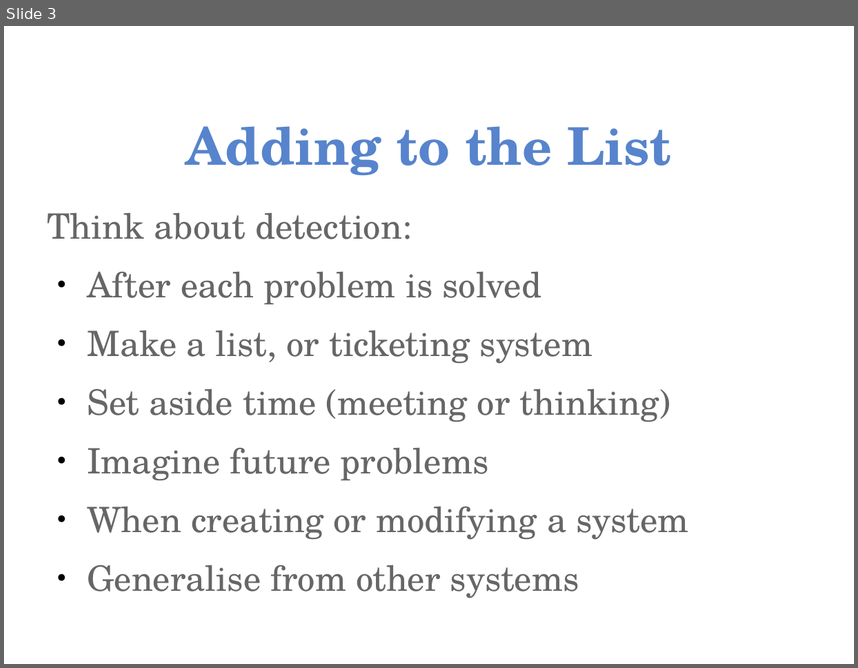
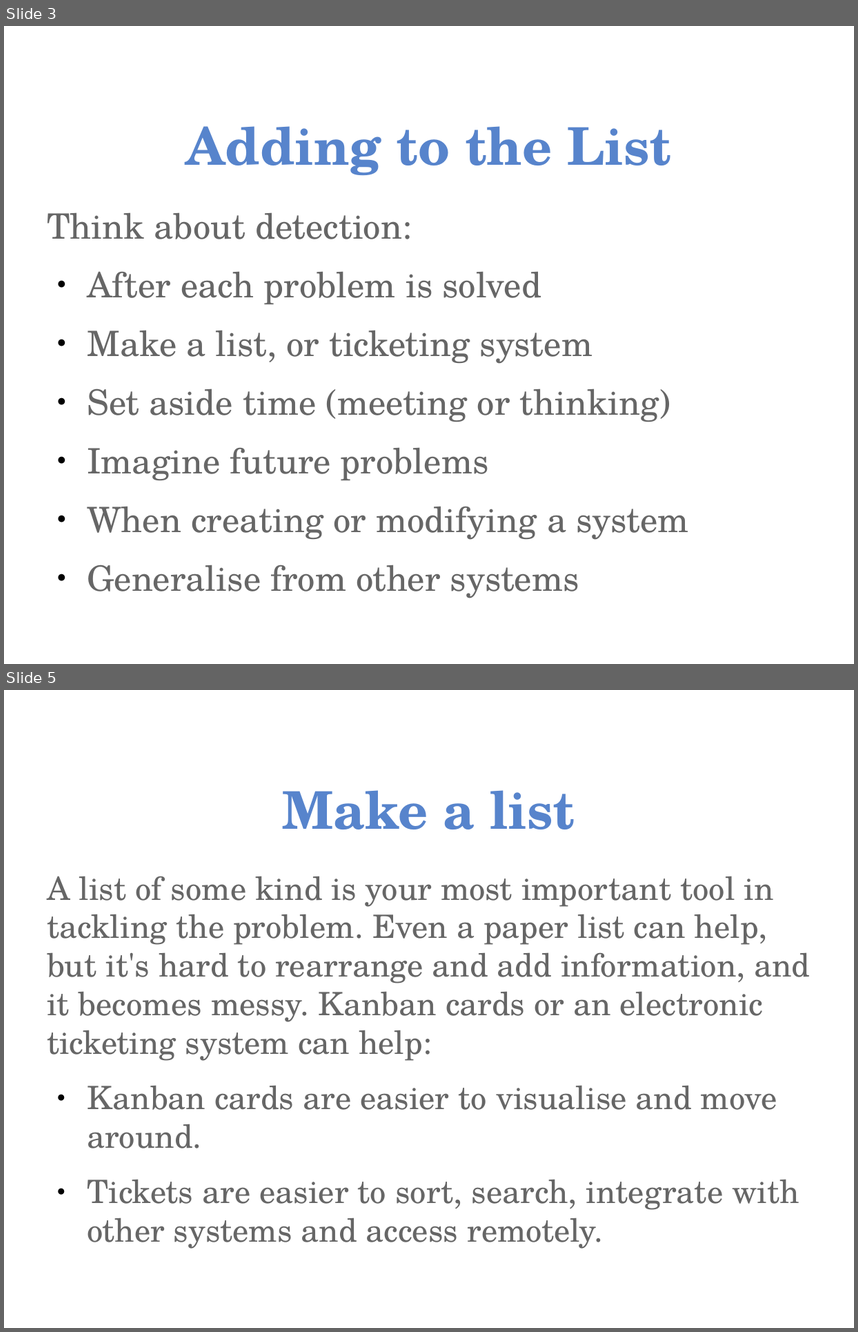
Before and after one commit to aptivate/inaspmaterials, a slide deck: generated/Network_Management/Unit_4_Network_Management/Unit_4_Presentation_Part_05_Early_Detection.rst.odp. Shown one above the other, each under a label of ours: slide 3 before the commit, slides 3 and 5 after it; the slides between them are not shown. The pictures are 858x668 and 858x1332 pixels, drawn with LibreOffice and Linux fonts; fonts in the diff are those of the drawing; background and template pictures are left out. Boxes give left, top, right and bottom in pixels: in the first picture for what was removed or moved away, otherwise in the second. Text is boxed around its words. In the diff, an @@ line names an element or a change of style, - is before the commit and + after.

```diff
--- a/generated/Network_Management/Unit_4_Network_Management/Unit_4_Presentation_Part_05_Early_Detection.rst.odp
+++ b/generated/Network_Management/Unit_4_Network_Management/Unit_4_Presentation_Part_05_Early_Detection.rst.odp
@@ slide 5 added at [4, 690, 854, 1328], background picture (left out) @@
@@ title added at [283, 790, 575, 829], 44 pt, text #5784CC, bold @@
+Make a list
@@ text added at [47, 876, 810, 1248], 27.2 pt, text #666666 @@
+A list of some kind is your most important tool in tackling the problem. Even a paper list can help, but it's hard to rearrange and add information, and it becomes messy. Kanban cards or an electronic ticketing system can help:
+● Kanban cards are easier to visualise and move around.
+● Tickets are easier to sort, search, integrate with other systems and access remotely.
```
Also in this commit, not shown: 6 other slides added, 35 other files.
